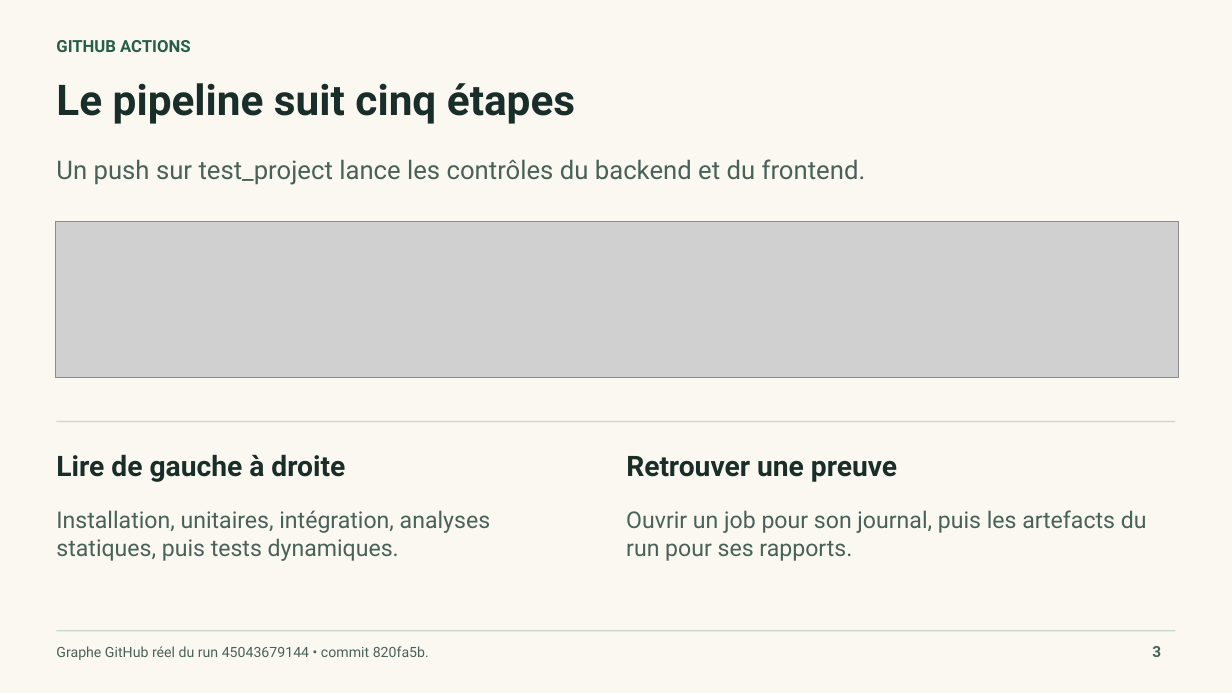
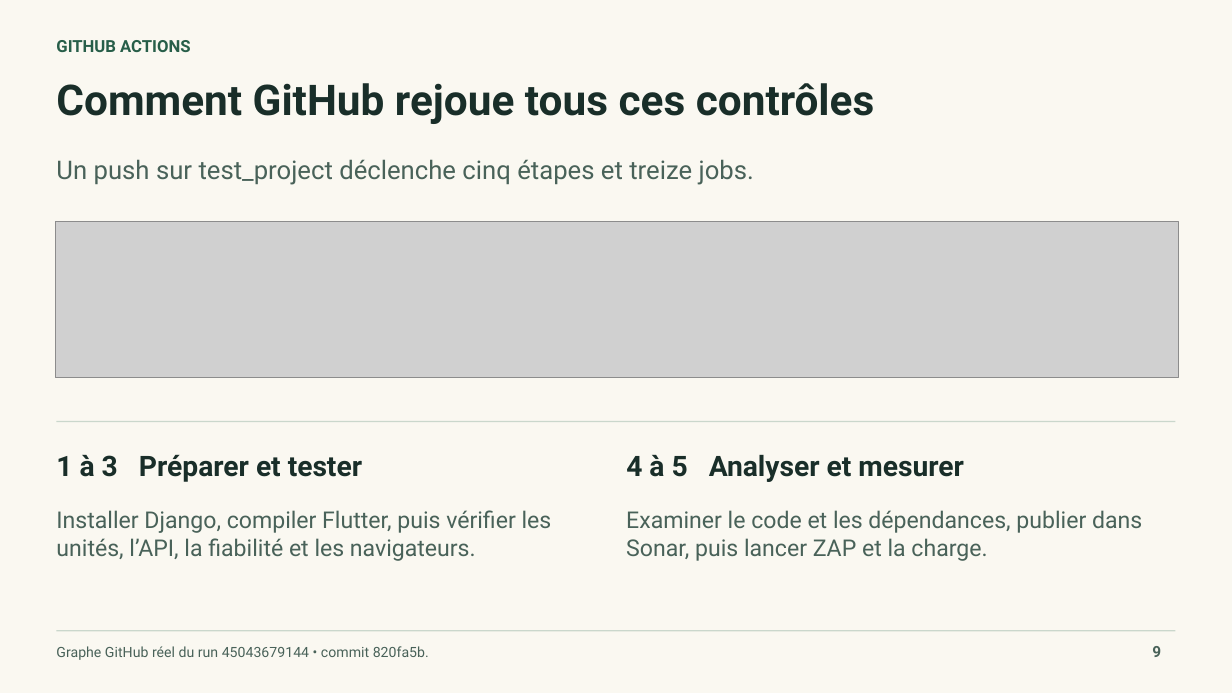
Before and after one commit to WasMas/Farm_App, a slide deck: slide 9 of docs/quality/Fieldbook-Soutenance.pptx (slide 3 before the commit). Drawn at 1232x693 pixels with LibreOffice and Linux fonts; fonts in the diff are those of the drawing; grey boxes stand for pictures. Boxes give left, top, right and bottom in pixels: in the first picture for what was removed or moved away, otherwise in the second. Text is boxed around its words. In the diff, an @@ line names an element or a change of style, - is before the commit and + after.

Commit message:
Present test examples, recorded Sonar issues and the full pipeline walkthrough

```diff
--- a/docs/quality/Fieldbook-Soutenance.pptx
+++ b/docs/quality/Fieldbook-Soutenance.pptx
@@ text at (x1=56, y1=83, x2=874, y2=124): text changed @@
-Le pipeline suit cinq étapes
+Comment GitHub rejoue tous ces contrôles
@@ text at (x1=56, y1=159, x2=754, y2=185): text changed @@
-Un push sur test_project lance les contrôles du backend et du frontend.
+Un push sur test_project déclenche cinq étapes et treize jobs.
@@ text at (x1=56, y1=454, x2=362, y2=482): text changed @@
-Lire de gauche à droite
+1 à 3 Préparer et tester
@@ text at (x1=626, y1=455, x2=964, y2=482): text changed @@
-Retrouver une preuve
+4 à 5 Analyser et mesurer
@@ text at (x1=56, y1=510, x2=552, y2=561): text changed @@
-Installation, unitaires, intégration, analyses statiques, puis tests dynamiques.
+Installer Django, compiler Flutter, puis vérifier les unités, lʼAPI, la fiabilité et les navigateurs.
@@ text at (x1=626, y1=510, x2=1142, y2=561): text changed @@
-Ouvrir un job pour son journal, puis les artefacts du run pour ses rapports.
+Examiner le code et les dépendances, publier dans Sonar, puis lancer ZAP et la charge.
@@ text at (x1=1152, y1=646, x2=1161, y2=657): text changed @@
-3
+9
```
Also in this commit, not shown: 3 other slides changed, 2 slides added, 1 slide removed, 2 other files.
